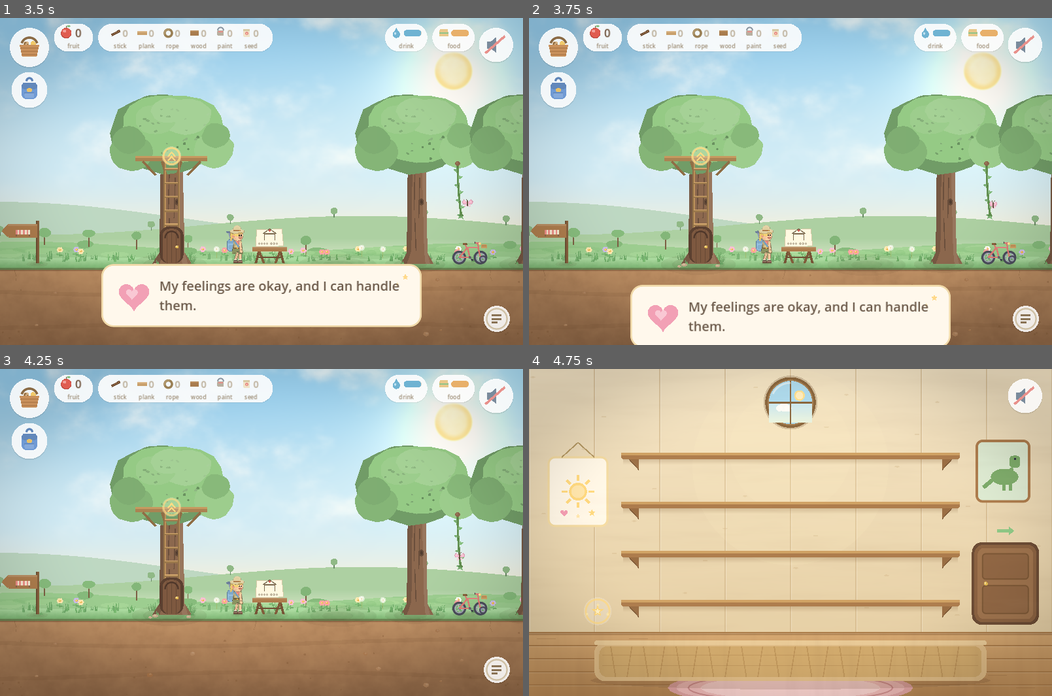
Above: before the commit, frames 1-4 (two rows, left to right).
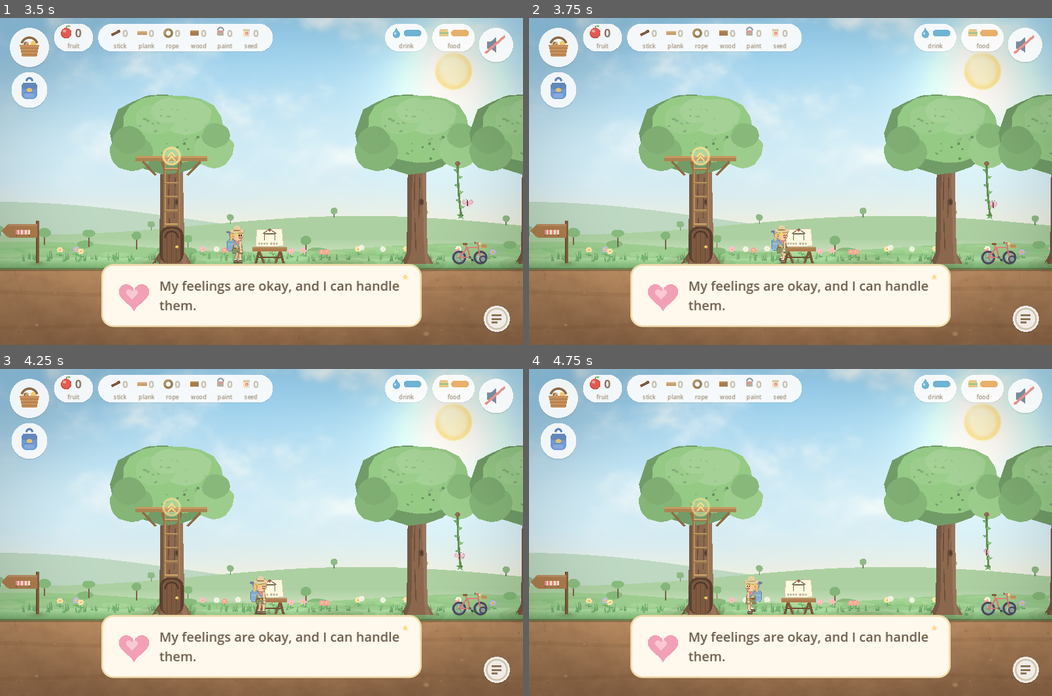
Above: after the commit, the same moments.

Repository: summerdetectordad-ctrl/adventureday
Game: Godot game, scene res://scenes/main.tscn
Two runs of this game, one before a commit and one after it. Both use one fixed random seed, a clock stepped at 60 frames per second and the inputs below.
Inputs (mouse positions are in pixels of both pictures, inside the frame that each line leads up to):
- Up to frame 1 (3.5 s): tap Enter at 0.5 s; drag from (496, 44) to (313, 109) at 0.52 s; drag from (31, 47) to (235, 246) at 1.27 s; tap Space at 2 s; move the mouse to (31, 89) at 2.02 s; hold Right 2.03-2.75 s; tap E at 2.1 s; click (31, 89) at 2.17 s; drag from (496, 318) to (104, 132) at 2.77 s
- Up to frame 2 (3.75 s): tap Enter at 3.5 s; drag from (790, 295) to (816, 181) at 3.52 s
- Up to frame 3 (4.25 s): no input
- Up to frame 4 (4.75 s): tap Space at 4.25 s; drag from (633, 483) to (712, 450) at 4.27 s

Frame 1 is identical in both runs. In frame 2, 10% of the frame differs, in the area x 19-81%, y 63-100%; in frame 3, 12%; in frame 4, 97%, in the area x 0-100%, y 0-100%.

Commit message:
Stop things stealing each other's taps (v1.0.2)
Three complaints from playing on the phone, all the same underlying problem.

The chat card sat over the berries and swallowed the tap — she would reach for
a berry, hit the card, and the card would dismiss itself instead. Both cards
are now MOUSE_FILTER_IGNORE so the world gets the event; their buttons are
children and still work.

A double tap to jump sometimes landed on a butterfly and started a
conversation. is_double is now checked before anything can be selected: the
second tap of a pair only ever means jump.

The pattern-patch star sat on the log she was trying to jump. Moved it above
the garden it belongs to, moved the log clear of the berry bush that was
hanging fruit over it, and gave people a rule: never claim a tap that landed on
something jumpable, because they wander and will eventually stand on a crate.

Found the rest with a probe that samples the world for spots where two things
both want the same tap. Meadow now has none over any block.

Co-Authored-By: Claude Opus 5 <noreply@anthropic.com>

Diff:
--- a/scripts/affirmation_card.gd
+++ b/scripts/affirmation_card.gd
@@ -27,7 +27,8 @@
 	size = Vector2(minf(780.0, vs.x - 80.0), clampf(dirt - 8.0, 96.0, CARD_HEIGHT))
 	pivot_offset = size / 2.0
 	position = Vector2((vs.x - size.x) / 2.0, vs.y + 20.0)
-	mouse_filter = Control.MOUSE_FILTER_STOP
+	# see DialogueCard: never eat a tap meant for the world
+	mouse_filter = Control.MOUSE_FILTER_IGNORE
 
 	var label := Label.new()
 	label.text = aff.get("text", "")
--- a/scripts/dialogue_card.gd
+++ b/scripts/dialogue_card.gd
@@ -52,7 +52,11 @@
 	size = Vector2(minf(820.0, vs.x - 80.0), h)
 	pivot_offset = size / 2.0
 	position = Vector2((vs.x - size.x) / 2.0, vs.y + 20.0)
-	mouse_filter = Control.MOUSE_FILTER_STOP
+	# The card does NOT take taps. She is usually reaching for a berry or a log
+	# just behind it, and having the card eat that tap — and dismiss itself
+	# instead of picking the berry — was maddening. IGNORE hands the event to
+	# the world; the talk button is a child and still gets its own.
+	mouse_filter = Control.MOUSE_FILTER_IGNORE
 
 	var fs: int = 26 if size.y > 140.0 else 22
 	_label1 = _make_label(line1, 22.0, Color("6b5a4a"), fs)
@@ -120,13 +124,6 @@
 	tw.tween_callback(queue_free)
 
 
-func _gui_input(event: InputEvent) -> void:
-	if event is InputEventMouseButton and event.pressed:
-		accept_event()
-		if not _snapping:
-			dismiss()
-
-
 func _draw() -> void:
 	DrawKit.rounded_rect(self, Rect2(Vector2(0, 4), size), 28.0, Color(0, 0, 0, 0.07))
 	DrawKit.rounded_rect(self, Rect2(Vector2.ZERO, size), 28.0, Color("fff8ec"))
--- a/scripts/folk.gd
+++ b/scripts/folk.gd
@@ -181,7 +181,19 @@
 		return Folk.PEOPLE.get(id, Folk.PEOPLE["pip"])
 
 	func tap_score(wp: Vector2) -> float:
-		return clampf(1.0 - (wp - global_position - Vector2(0, -46)).length() / 92.0, 0.0, 1.0)
+		# A person NEVER claims a tap that landed on something she jumps. They
+		# wander, so sooner or later one stands on a crate, and then aiming at
+		# the crate starts a conversation instead. The log or crate wins there,
+		# always — she can talk to them a step to either side.
+		var z := get_parent()
+		if z != null and "blocks" in z:
+			for b in z.blocks:
+				if is_instance_valid(b) \
+						and absf(wp.x - b.position.x) < b.w * 0.5 + 10.0 \
+						and wp.y > b.position.y - b.h - 30.0:
+					return 0.0
+		# 72, not 92: they are small figures, and a generous hitbox was grabby
+		return clampf(1.0 - (wp - global_position - Vector2(0, -46)).length() / 72.0, 0.0, 1.0)
 
 	func try_tap(_wp: Vector2) -> bool:
 		return true
--- a/scripts/main.gd
+++ b/scripts/main.gd
@@ -122,7 +122,9 @@
 	# Pattern Patch, planted at the end of the garden row
 	var patch_game := Grove.GameSpot.new()
 	patch_game.game = "pattern"
-	patch_game.position = Vector2(1548.0, GROUND_Y - 96.0)
+	# Up above the garden it belongs to, and clear of the log at 1560 — the
+	# star used to sit right on it, so aiming at the log hit the star.
+	patch_game.position = Vector2(1440.0, GROUND_Y - 200.0)
 	add_child(patch_game)
 	interactables.append(patch_game)
 
@@ -190,10 +192,14 @@
 
 	# blocks to jump over and stand on
 	for spec in [
-		["log", 1560.0, 116.0, 54.0],
+		# 3050 not 1560: at 1560 the berry bush next to it hung fruit right over
+		# the log, so aiming at the log picked berries instead
+		["log", 3050.0, 116.0, 54.0],
 		["crate", 2050.0, 120.0, 72.0],
 		["rock", 2450.0, 132.0, 58.0],
-		["crate", 3270.0, 120.0, 72.0],
+		# 3180 not 3270: one of the children wanders over 3230-3450, and a kid
+		# standing on the crate stole the taps meant for jumping it
+		["crate", 3180.0, 120.0, 72.0],
 	]:
 		var blk := Nature.Block.new()
 		blk.kind = spec[0]
@@ -409,6 +415,18 @@
 		# the counters, the backpack ring and the drink/snack bubbles — all
 		# handled once, in the shell, for every world
 		if handle_tap(event.position, wp):
+			return
+
+		# A DOUBLE TAP ALWAYS MEANS JUMP. It is checked before anything can be
+		# selected, because the second tap of a jump often lands on a butterfly
+		# or a game marker and she would end up in a conversation instead of in
+		# the air. The first tap of the pair already did whatever it was going
+		# to do; the second one is only ever about jumping.
+		if is_double:
+			last_tap_t = -10.0
+			pending_enter = false
+			pending_interact = {}
+			player.try_jump(wp)
 			return
 
 		# Weighted hitboxes: every candidate scores by how CENTRAL the tap is
@@ -446,11 +464,6 @@
 			player.target_x = DOOR_X + 40.0
 			return
 
-		if is_double:
-			last_tap_t = -10.0
-			pending_interact = {}
-			player.try_jump(wp)
-			return
 		last_tap_t = now
 		last_tap_pos = wp
 		pending_enter = false
--- a/scripts/zone.gd
+++ b/scripts/zone.gd
@@ -389,7 +389,7 @@
 		var p := Folk.Person.new()
 		p.id = ids[i]
 		p.home_x = float(spots[i])
-		p.roam = 110.0
+		p.roam = 85.0
 		# `depth` stands them further back: higher up the screen and a little
 		# smaller, which is how a trader gets to be behind their counter and
 		# still be visible over it
Not shown, changed: AGENTS.md
